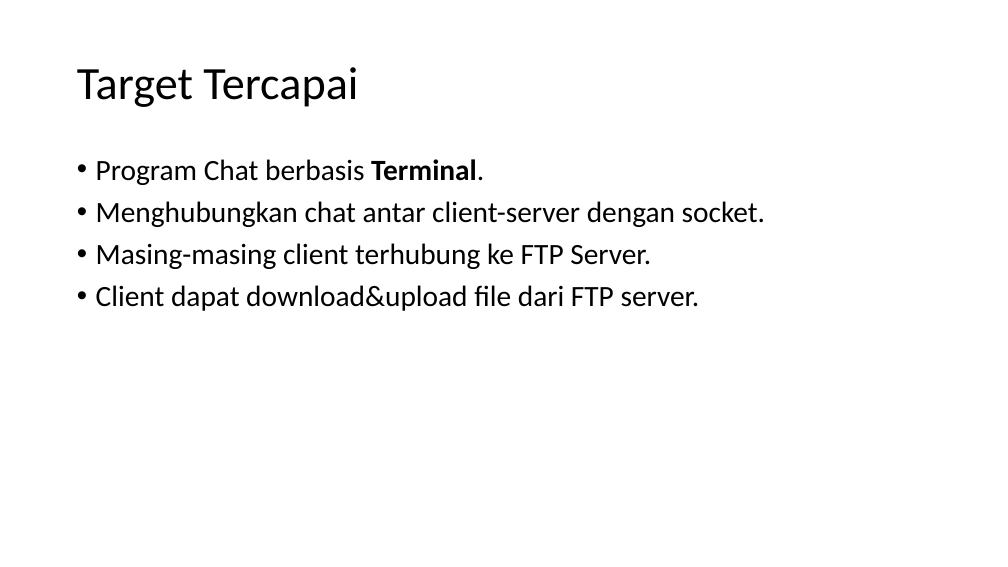
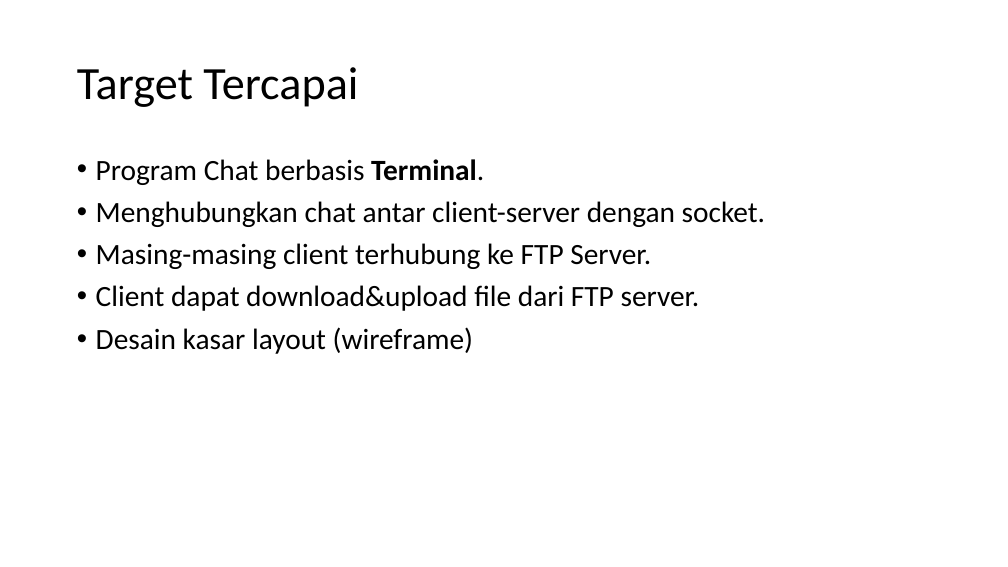
Before and after one commit to carwima/FP_PROGJAR, a slide deck: slide 2 of Presentations/Progress 15 Mei.pptx. Drawn at 1008x567 pixels with LibreOffice and Linux fonts; fonts in the diff are those of the drawing. Boxes give left, top, right and bottom in pixels: in the first picture for what was removed or moved away, otherwise in the second. Text is boxed around its words. In the diff, an @@ line names an element or a change of style, - is before the commit and + after.

```diff
--- a/Presentations/Progress 15 Mei.pptx
+++ b/Presentations/Progress 15 Mei.pptx
@@ text at <box>96,327,474,354</box>: paragraph added @@
+• Desain kasar layout (wireframe)
```
Also in this commit, not shown: 1 slide added, 1 other file.
